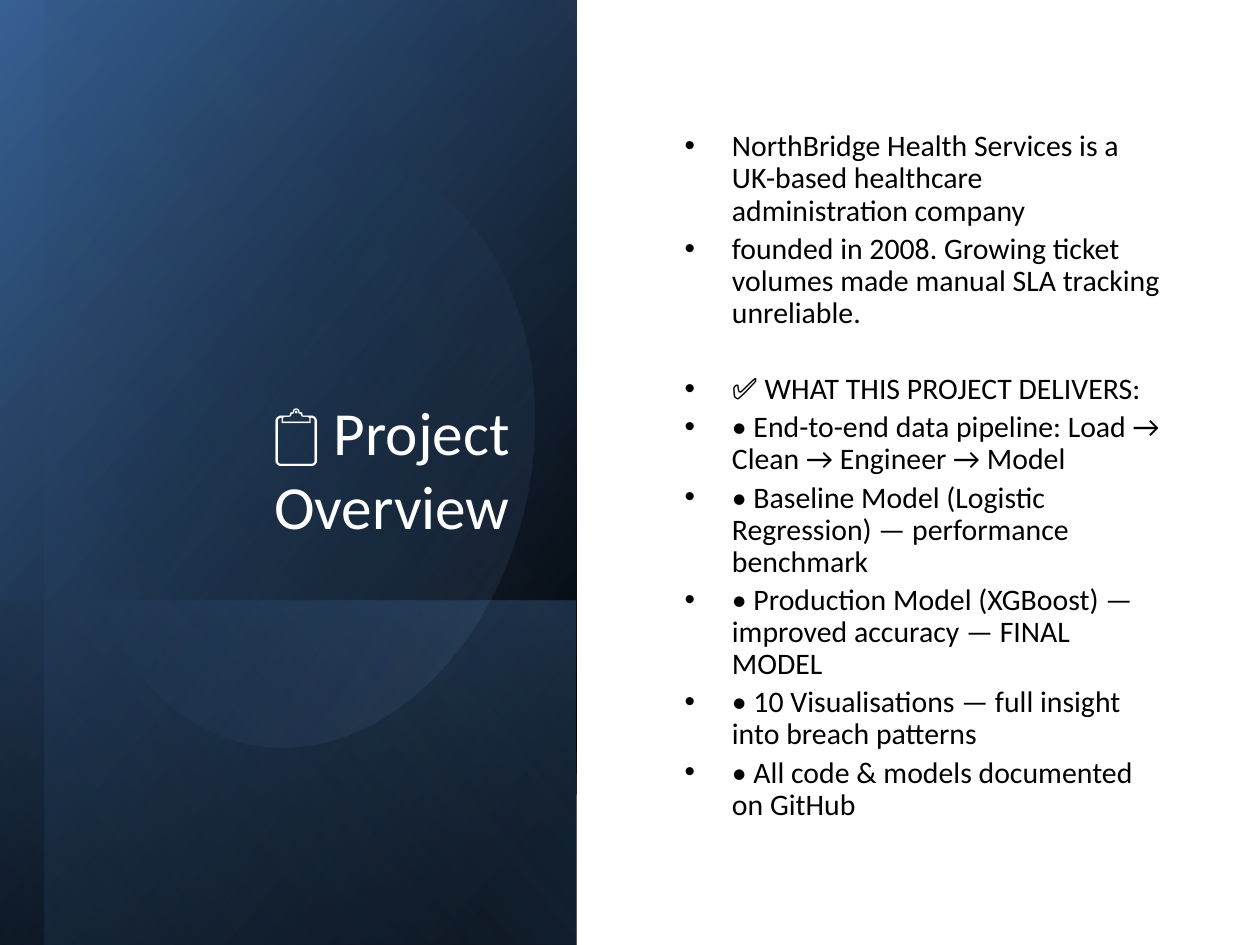
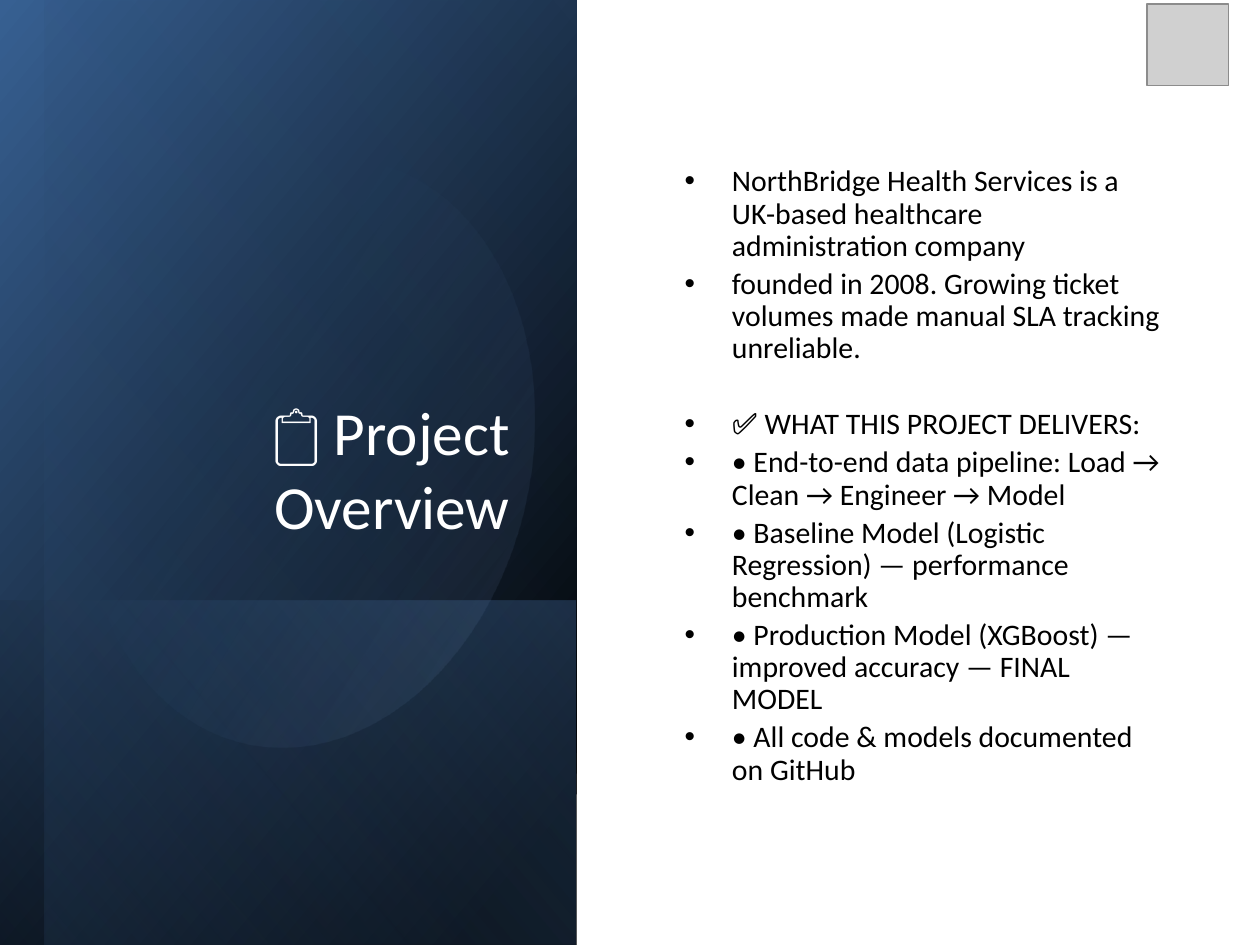
Before and after one commit to onipedesamson/NorthBridge-SLA-Breach-Prediction, a slide deck: slide 3 of NorthBridge_SLA_Presentation.pptx (slide 2 before the commit). Drawn at 1260x945 pixels with LibreOffice and Linux fonts; fonts in the diff are those of the drawing; grey boxes stand for pictures. Boxes give left, top, right and bottom in pixels: in the first picture for what was removed or moved away, otherwise in the second. Text is boxed around its words. In the diff, an @@ line names an element or a change of style, - is before the commit and + after.

Commit message:
Add files via upload
Add: Complete presentation slides

```diff
--- a/NorthBridge_SLA_Presentation.pptx
+++ b/NorthBridge_SLA_Presentation.pptx
@@ picture added at bbox=[1147, 4, 1228, 86] @@
@@ text at bbox=[732, 691, 1120, 749]: paragraph removed @@
-• • 10 Visualisations — full insight into breach patterns
```
Also in this commit, not shown: 15 other slides changed, 7 slides added, 1 slide removed.
